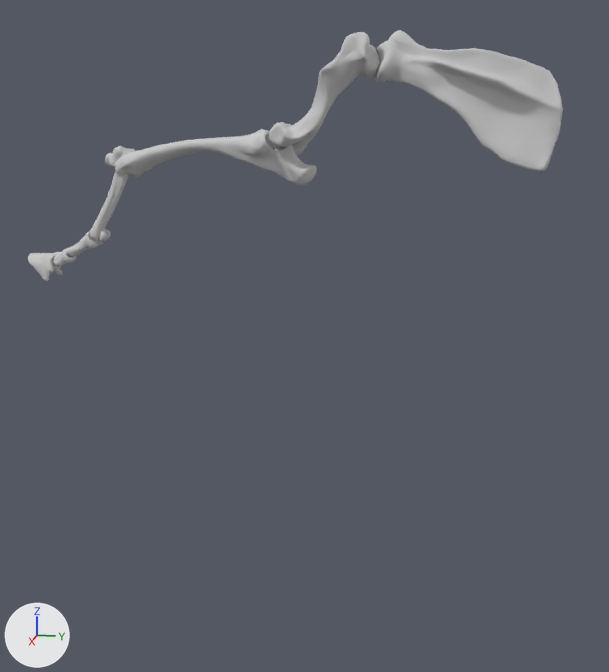
An edit to the FBX model exit mask/Assets/Models/Level Parts/horse_leg.FBX, drawn before and after from the same camera.
Rendered twice from a camera (50 mm lens) standing at (1.709, -0.01, 1.468) and looking at (-0.003, -0.353, 1.041). The lights are fixed; the arrows at lower left show +X, +Y and +Z. Both versions are drawn at frame 24 of the action 'Take 001'; the numbers are the values there.

Objects in the first picture: 'femur', 'fibula', 'metatarsal', 'tibia'.
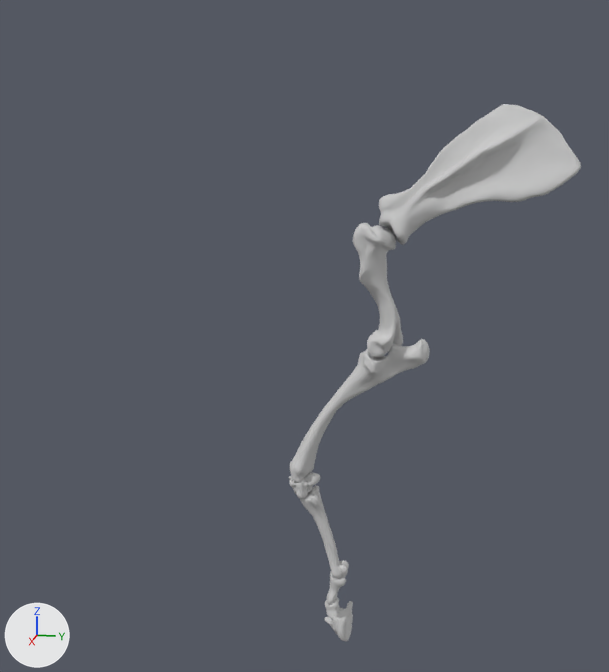
Commit message: Horse leg animations replaced with improved IK usage

Not drawn themselves, but carrying or shaping drawn objects: ob_tibia_h, ob_short_pastern_h, ob_tarsus_h, ob_metatarsal_h, ob_femur_h, ob_coffin_bone_h.

Diff of the bpy script that builds the scene:
```diff
--- a/exit mask/Assets/Models/Level Parts/horse_leg.FBX.py
+++ b/exit mask/Assets/Models/Level Parts/horse_leg.FBX.py
@@ ob_metatarsal_h @@
 ob_metatarsal_h.location = (-0.52, -1.953, -11.83)
-ob_metatarsal_h.rotation_euler = (2.742, -0.102, -0.497)  # degrees (157, -5.8, -28)
+ob_metatarsal_h.rotation_euler = (-0.199, 0.0522, -0.00515)  # degrees (-11, 3, -0.3)
 ob_metatarsal_h.scale = (0.621, 0.621, 0.621)
@@ ob_tarsus_h @@
 ob_tarsus_h.location = (-0.0121, -3.88, -65.12)
-ob_tarsus_h.rotation_euler = (-1.826, 0.417, -0.117)  # degrees (-105, 24, -6.7)
+ob_tarsus_h.rotation_euler = (1.046, -0.0874, 0.0324)  # degrees (60, -5, 1.9)
 ob_tarsus_h.scale = (0.721, 0.721, 0.721)
@@ ob_coffin_bone_h @@
 ob_coffin_bone_h.location = (-0.83, -13.54, -19.23)
-ob_coffin_bone_h.rotation_euler = (-0.338, -0.0627, 0.0324)  # degrees (-19, -3.6, 1.9)
+ob_coffin_bone_h.rotation_euler = (0.734, -0.152, -0.0737)  # degrees (42, -8.7, -4.2)
@@ ob_tibia_h @@
 ob_tibia_h.location = (1.928, -43.48, -44.65)
-ob_tibia_h.rotation_euler = (-0.193, -0.0113, 0.00419)  # degrees (-11, -0.6, 0.2)
+ob_tibia_h.rotation_euler = (-0.236, -0.0138, 0.00543)  # degrees (-14, -0.8, 0.3)
 ob_tibia_h.scale = (0.818, 0.818, 0.818)
@@ ob_femur_h @@
 ob_femur_h.location = (0.0159, 0.141, 1.463)
-ob_femur_h.rotation_euler = (-1.187, -0.0426, -0.00727)  # degrees (-68, -2.4, -0.4)
+ob_femur_h.rotation_euler = (-0.276, 0.00249, -0.00641)  # degrees (-16, 0.1, -0.4)
 ob_femur_h.scale = (0.00603, 0.00603, 0.00603)
@@ ob_short_pastern_h @@
 ob_short_pastern_h.location = (0.834, -14.14, -21.72)
+ob_short_pastern_h.rotation_euler = (0.518, -0.0495, -0.0104)  # degrees (30, -2.8, -0.6)
 ob_short_pastern_h.scale = (0.633, 0.633, 0.633)
```

Location of each change, [x1, y1, x2, y2] in pixels of the pictures (609 x 672 px):
'femur', turned: before [375, 30, 563, 172]; after [379, 104, 581, 245]
'fibula', turned: before [115, 129, 317, 185]; after [290, 339, 430, 483]
'tibia', turned: before [269, 32, 380, 155]; after [353, 223, 403, 357]
'metatarsal', turned: before [89, 146, 130, 242]; after [300, 485, 349, 578]
'coffin_bone', turned: before [28, 252, 63, 282]; after [324, 601, 353, 641]
'long_patern', turned: before [66, 231, 103, 257]; after [326, 572, 346, 605]
'tarsus', turned: before [105, 147, 135, 167]; after [289, 472, 320, 498]
'short_pastern', turned: before [53, 248, 76, 266]; after [325, 597, 340, 619]
